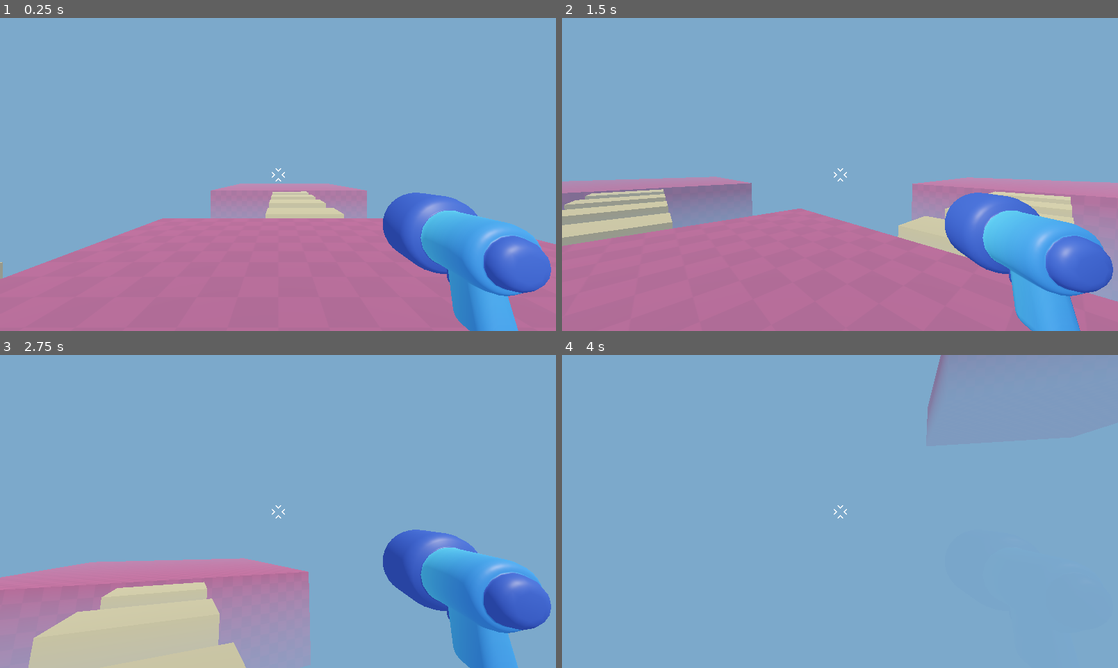
Above: before the commit, frames 1-4 (two rows, left to right).
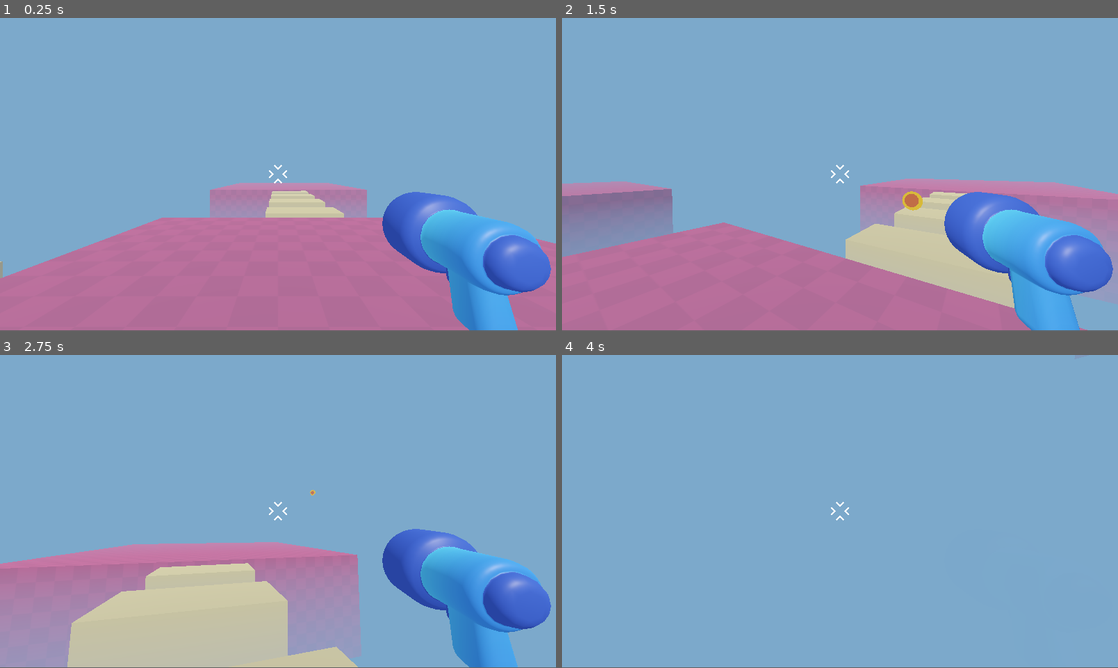
Above: after the commit, the same moments.

Repository: nesherson/survivor-arena-fps
Game: Godot game, scene res://scenes/game/game.tscn
Same seed, same stepped clock (60 frames per second), same inputs: the game is played once before the commit and once after it.
Inputs (mouse positions are in pixels of both pictures, inside the frame that each line leads up to):
- Up to frame 1 (0.25 s): no input
- Up to frame 2 (1.5 s): tap Enter at 0.5 s; move the mouse to (867, 174) at 0.52 s; hold W (move_forward) from 0.53 s (still down); click (867, 174) at 0.6 s; tap Space (jump) at 0.77 s; move the mouse to (812, 174) at 1.27 s; click (812, 174) at 1.35 s
- Up to frame 3 (2.75 s): keep holding W (move_forward); tap Space (jump) at 1.52 s; move the mouse to (289, 505) at 2.02 s; click (289, 505) at 2.1 s
- Up to frame 4 (4 s): keep holding W (move_forward); move the mouse to (834, 517) at 2.77 s; click (834, 517) at 2.85 s; tap Space (jump) at 3.02, 3.77 s; move the mouse to (878, 514) at 3.52 s; click (878, 514) at 3.6 s
The window is 800x450 before the commit and 800x449 after it. Grey fills any space a smaller window leaves; there, only what the larger window draws over its background counts as a difference.

The runs differ from the first frame. In frame 1, 0.6% of the frame differs, in the area x 0-100%, y 46-100%; in frame 2, 15%; in frame 3, 12%; in frame 4, 0.7%.

Commit message:
Add logic for shooting the bullets

Diff:
--- /dev/null
+++ b/player/projectile/projectile.tscn
@@ -0,0 +1,15 @@
+[gd_scene load_steps=4 format=3 uid="uid://betm42ey5f5kj"]
+
+[ext_resource type="PackedScene" uid="uid://bpif8vpruu3la" path="res://player/projectile/projectile_model.glb" id="1_etg86"]
+[ext_resource type="Shader" uid="uid://b4wc5wsyakc0a" path="res://player/projectile/projectile.gdshader" id="2_77q8s"]
+
+[sub_resource type="ShaderMaterial" id="ShaderMaterial_kr0o1"]
+render_priority = 0
+shader = ExtResource("2_77q8s")
+shader_parameter/tail_color = Color(0.84604, 0.651322, 0.136597, 1)
+shader_parameter/head_color = Color(0.683719, 0.338991, 0.194638, 1)
+
+[node name="Projectile" instance=ExtResource("1_etg86")]
+
+[node name="Projectile" parent="." index="0"]
+material_override = SubResource("ShaderMaterial_kr0o1")
--- a/project.godot
+++ b/project.godot
@@ -17,8 +17,8 @@
 
 [display]
 
-window/size/viewport_width=1920
-window/size/viewport_height=1080
+window/size/viewport_width=1366
+window/size/viewport_height=768
 window/stretch/mode="viewport"
 
 [input]
@@ -48,3 +48,8 @@
 "events": [Object(InputEventKey,"resource_local_to_scene":false,"resource_name":"","device":-1,"window_id":0,"alt_press …(191 unchanged characters)…
 ]
 }
+shoot={
+"deadzone": 0.2,
+"events": [Object(InputEventMouseButton,"resource_local_to_scene":false,"resource_name":"","device":-1,"window_id":0,"alt_pressed":false,"shift_pressed":false,"ctrl_pressed":false,"meta_pressed":false,"button_mask":1,"position":Vector2(135, 16),"global_position":Vector2(144, 64),"factor":1.0,"button_index":1,"canceled":false,"pressed":true,"double_click":false,"script":null)
+]
+}
--- /dev/null
+++ b/scenes/player/bullet.tscn
@@ -0,0 +1,18 @@
+[gd_scene load_steps=4 format=3 uid="uid://yxys38vmn7fa"]
+
+[ext_resource type="PackedScene" uid="uid://betm42ey5f5kj" path="res://player/projectile/projectile.tscn" id="1_2as5g"]
+[ext_resource type="Script" uid="uid://tv63yd73dthq" path="res://scripts/player/bullet.gd" id="1_j5eos"]
+
+[sub_resource type="SphereShape3D" id="SphereShape3D_eyi85"]
+radius = 0.200768
+
+[node name="Bullet" type="Area3D"]
+transform = Transform3D(-0.726847, 0, -6.3543e-08, 0, 0.726847, 0, 6.3543e-08, 0, -0.726847, 0, 0, 0)
+top_level = true
+script = ExtResource("1_j5eos")
+
+[node name="CollisionShape3D" type="CollisionShape3D" parent="."]
+shape = SubResource("SphereShape3D_eyi85")
+
+[node name="Projectile" parent="." instance=ExtResource("1_2as5g")]
+transform = Transform3D(-3.09181e-08, 0, -0.707323, 0, 0.707323, 0, 0.707323, 0, -3.09181e-08, 0, 0, 0)
--- a/scenes/player/player.tscn
+++ b/scenes/player/player.tscn
@@ -19,6 +19,10 @@
 [node name="Gun" parent="Camera" instance=ExtResource("1_8afob")]
 transform = Transform3D(-0.356403, 0, 0.0195579, 0, 0.35694, 0, -0.0195579, 0, -0.356403, 0.455809, -0.177829, -0.513572)
 
+[node name="Marker3D" type="Marker3D" parent="Camera/Gun"]
+unique_name_in_owner = true
+transform = Transform3D(1, 0, 7.45058e-09, 0, 1, 0, -7.45058e-09, 0, 1, 0.0297866, 0, 0.542796)
+
 [node name="Reticle" type="TextureRect" parent="."]
 anchors_preset = 8
 anchor_left = 0.5
--- /dev/null
+++ b/scripts/player/bullet.gd
@@ -0,0 +1,13 @@
+extends Area3D
+
+const SPEED := 35.0
+const RANGE := 40.0
+
+var travelled_distance := 0.0
+
+func _physics_process(delta: float) -> void:
+	position += transform.basis.z * SPEED * delta
+	travelled_distance += SPEED * delta
+
+	if travelled_distance >= RANGE:
+		queue_free()
--- a/scripts/player/player.gd
+++ b/scripts/player/player.gd
@@ -41,3 +41,14 @@
 		velocity.y = 0.0
 
 	move_and_slide()
+
+	if Input.is_action_just_pressed("shoot"):
+		shoot_bullet()
+
+func shoot_bullet():
+	const BULLET = preload("res://scenes/player/bullet.tscn")
+	var new_bullet = BULLET.instantiate()
+
+	%Marker3D.add_child(new_bullet)
+
+	new_bullet.global_transform = %Marker3D.global_transform
Not shown, added: scripts/player/bullet.gd.uid
